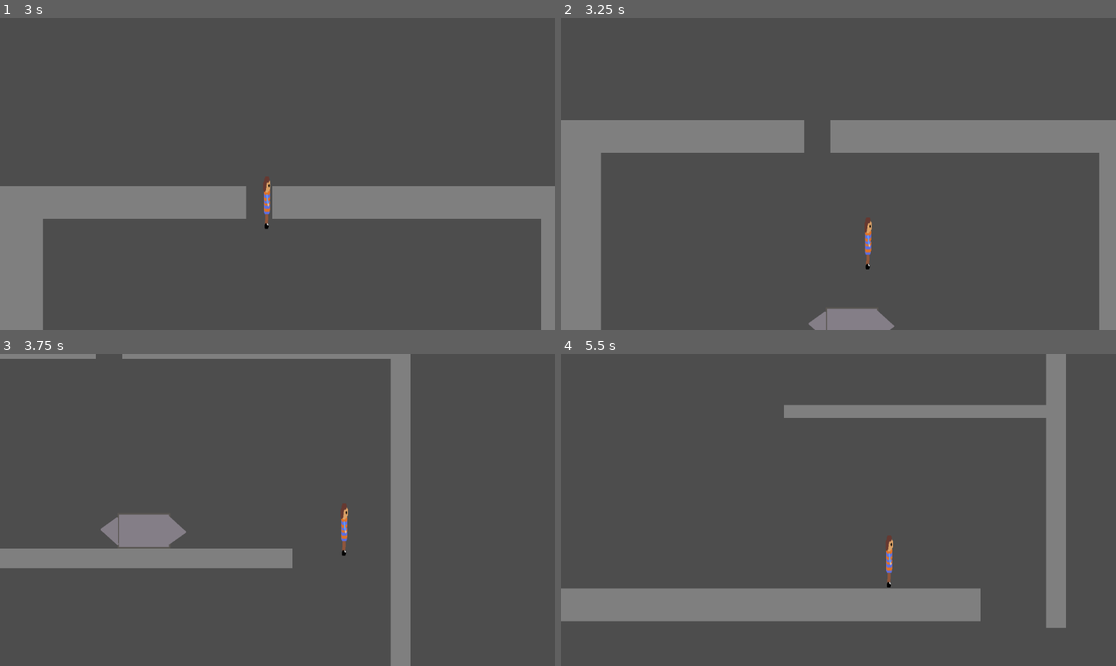
Above: before the commit, frames 1-4 (two rows, left to right).
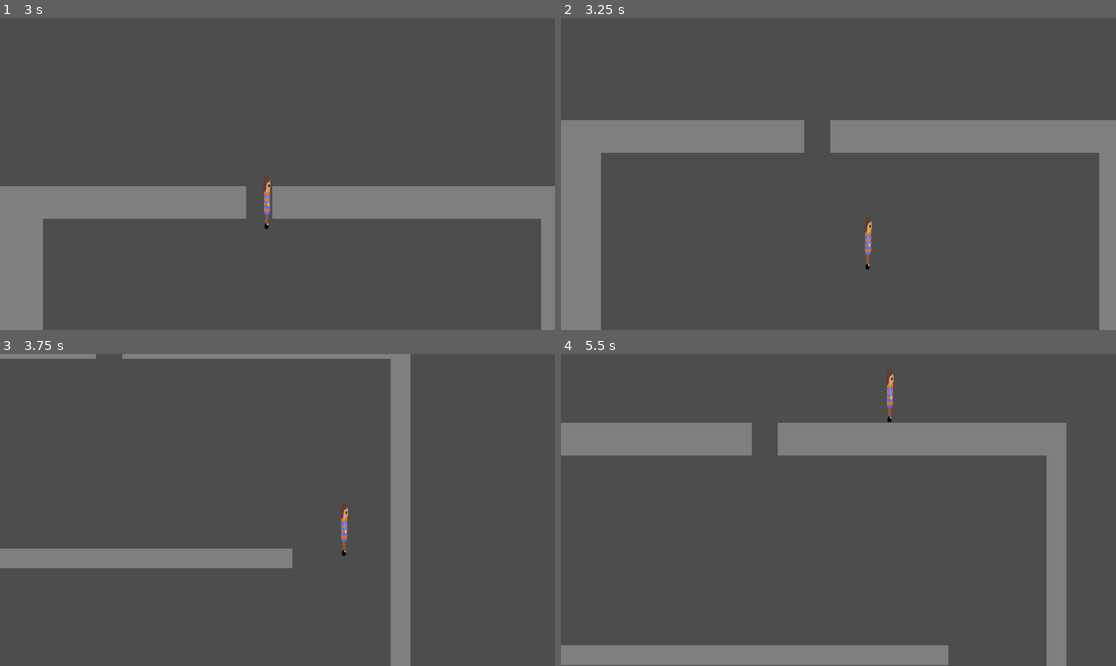
Above: after the commit, the same moments.

Repository: robertshepherdcpp/curiosity-calls
Game: Godot game, scene res://main.tscn
Two runs of this game, one before a commit and one after it. Both use one fixed random seed, a clock stepped at 60 frames per second and the inputs below.
Inputs:
- Up to frame 1 (3 s): tap Enter at 0.5 s; hold Right (right) 0.53-2.03 s; tap Space (jump) at 0.77, 1.52 s; hold A (left) 2.03-2.78 s; hold Right (right) from 2.78 s (still down)
- Up to frame 2 (3.25 s): keep holding Right (right); tap Space (jump) at 3.02 s
- Up to frame 3 (3.75 s): keep holding Right (right)
- Up to frame 4 (5.5 s): tap Space (jump) at 3.77, 4.52 s; release Right (right) at 4.28 s; hold A (left) 4.28-5.03 s; hold Right (right) from 5.03 s (still down)

Frame 1 is identical in both runs. In frame 2, 0.9% of the frame differs, in the area x 44-61%, y 93-100%; in frame 3, 1.2%; in frame 4, 25%, in the area x 0-92%, y 0-100%.

Commit message:
block and spikes

Diff:
--- /dev/null
+++ b/curiosity-calls/block.gd
@@ -0,0 +1,26 @@
+extends RigidBody2D
+
+var left = 0
+var right = 0
+var dir = 'left'
+var start_pos = Vector2(0,0)
+# Called when the node enters the scene tree for the first time.
+
+
+
+# Called every frame. 'delta' is the elapsed time since the previous frame.
+func _process(delta: float) -> void:
+	if dir == 'right':
+		position.x += 100 * delta
+		if position.x > start_pos.x + right:
+			dir = 'left'
+	if dir == 'left':
+		position.x -= 100 * delta
+		if position.x > start_pos.x + left:
+			dir = 'right'
+func movement(l,r):
+	left = l
+	right = r
+func startpos(a,b):
+	start_pos.x = a
+	start_pos.y = b
--- a/curiosity-calls/block.tscn
+++ b/curiosity-calls/block.tscn
@@ -1,5 +1,6 @@
 [gd_scene format=3 uid="uid://d2qv8ixpjvo2"]
 
+[ext_resource type="Script" uid="uid://dwbkn3s6kqkq6" path="res://block.gd" id="1_5d32t"]
 [ext_resource type="Texture2D" uid="uid://dn5omxumknmn8" path="res://Block.png" id="1_im0tn"]
 [ext_resource type="PackedScene" uid="uid://cjfdvaw2bm0dg" path="res://spike.tscn" id="2_xfwl5"]
 
@@ -7,6 +8,7 @@
 size = Vector2(129, 86)
 
 [node name="Block" type="RigidBody2D" unique_id=661742320]
+script = ExtResource("1_5d32t")
 
 [node name="Sprite2D" type="Sprite2D" parent="." unique_id=1692054185]
 texture = ExtResource("1_im0tn")
--- a/curiosity-calls/main.tscn
+++ b/curiosity-calls/main.tscn
@@ -86,6 +86,6 @@
 tile_set = SubResource("TileSet_1bvp3")
 
 [node name="Block" parent="." unique_id=661742320 instance=ExtResource("4_1bvp3")]
-position = Vector2(1141, 676)
+position = Vector2(1177, 1438)
 
 [connection signal="area_entered" from="Player/hurtbox" to="Player" method="_on_hurtbox_area_entered"]
Not shown, added: curiosity-calls/block.gd.uid
